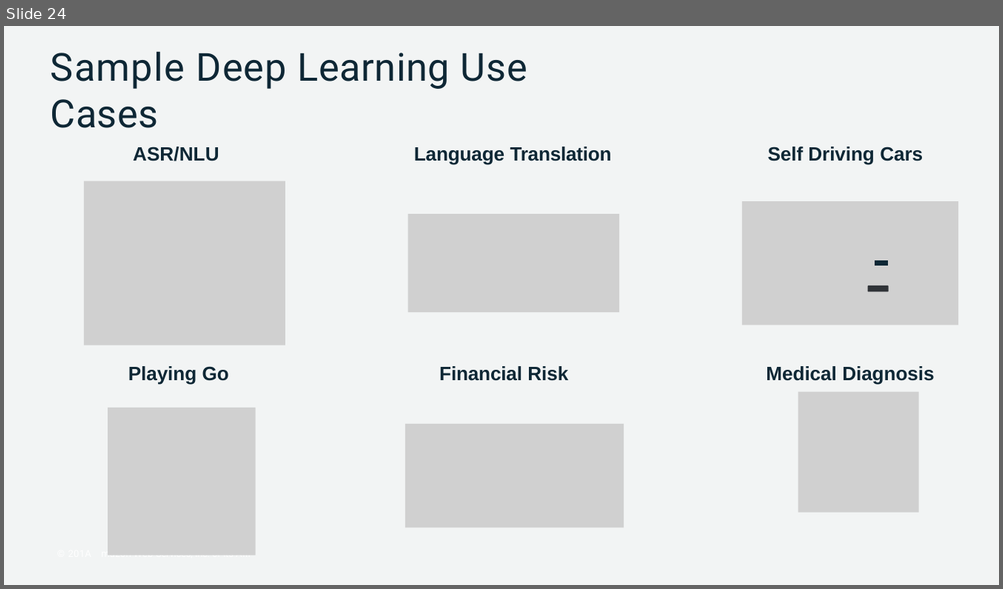
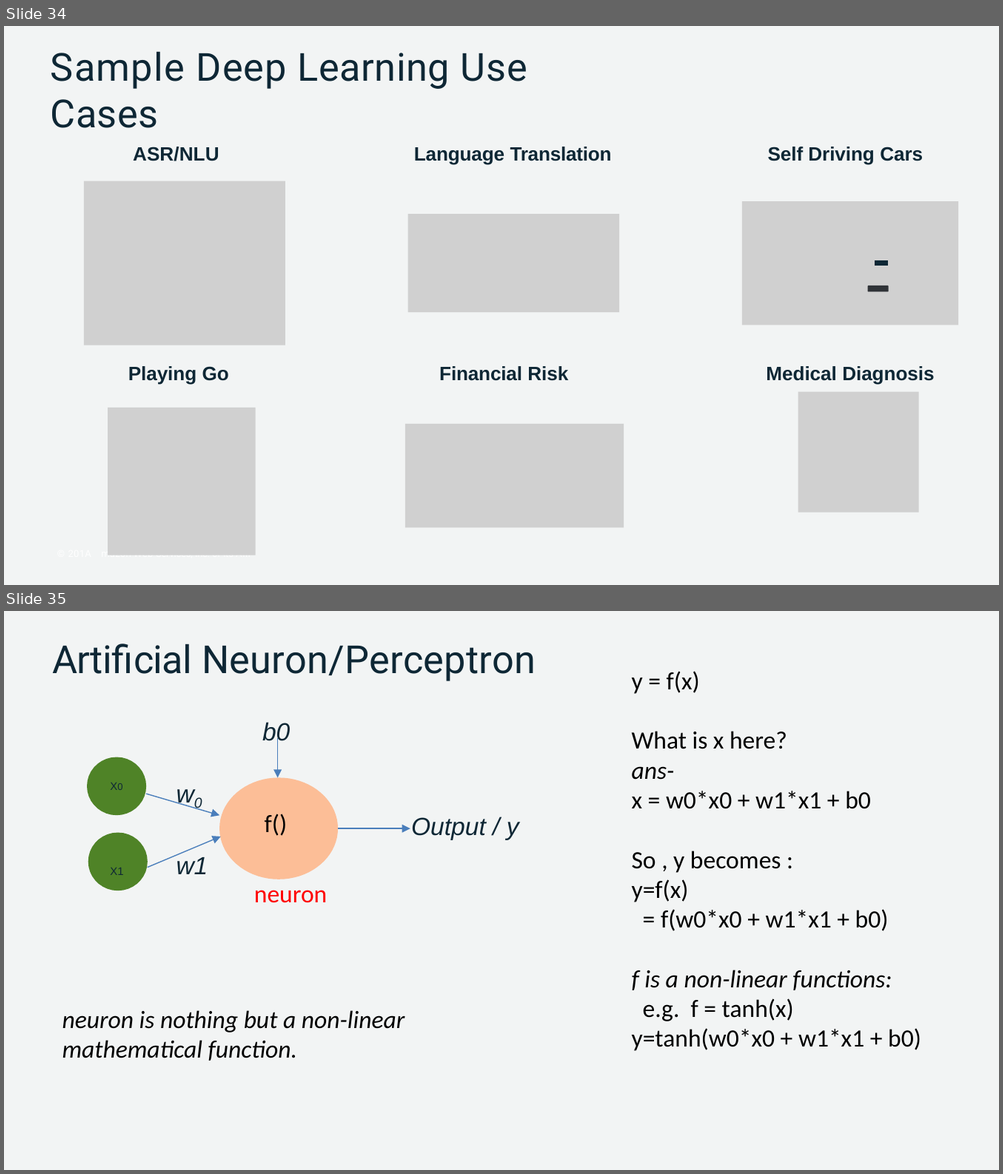
Before and after one commit to Subikash/Deep-Training, a slide deck: Machine Learning & Deep Learning.pptx. Shown one above the other, each under a label of ours: slide 24 before the commit, slides 34 and 35 after it. The pictures are 1003x589 and 1003x1174 pixels, drawn with LibreOffice and Linux fonts; fonts in the diff are those of the drawing; grey boxes stand for pictures. Boxes give left, top, right and bottom in pixels: in the first picture for what was removed or moved away, otherwise in the second. Text is boxed around its words. In the diff, an @@ line names an element or a change of style, - is before the commit and + after.

```diff
--- a/Machine Learning & Deep Learning.pptx
+++ b/Machine Learning & Deep Learning.pptx
@@ slide 35 added at [4,611,999,1170], background #FFFFFF; not listed: 1 template element that a slide beside it also shows @@
@@ title added at [52,644,535,681], 28 pt, text #0E2735 @@
+Artificial Neuron/Perceptron
@@ text added at [632,671,921,1051], 18 pt, text #000000 @@
+y = f(x)
+What is x here?
+ans-
+x = w0*x0 + w1*x1 + b0
+So , y becomes :
+y=f(x)
+= f(w0*x0 + w1*x1 + b0)
+f is a non-linear functions:
+e.g. f = tanh(x)
+y=tanh(w0*x0 + w1*x1 + b0)
@@ text added at [262,722,290,745], 18 pt, text #0E2735, italic @@
+b0
@@ arrow added from (278, 738) to (278, 778), #4B7EBC 0.75 pt @@
@@ freeform shape added at [87,758,146,816], fill #4F8327 @@
@@ text added at [108,778,125,794], 8 pt, text #0E2735 @@
+X0
@@ text added at [175,777,205,810], 18 pt, text #0E2735, italic @@
+w0
@@ freeform shape added at [220,778,338,880], fill #FCBE97, 18 pt, text #000000 @@
+f()
@@ arrow added from (146, 794) to (220, 816), #4B7EBC 0.75 pt @@
@@ arrow added from (338, 829) to (410, 829), #4B7EBC 0.75 pt @@
@@ text added at [411,817,519,840], 18 pt, text #0E2735, italic @@
+Output / y
@@ freeform shape added at [88,833,148,891], fill #4F8327 @@
@@ arrow added from (148, 868) to (221, 837), #4B7EBC 0.75 pt @@
@@ text added at [176,854,208,874], 18 pt, text #0E2735, italic @@
+w1
@@ text added at [110,868,123,875], 8 pt, text #0E2735 @@
+X1
@@ text added at [254,890,327,903], 18 pt, text #FF0000 @@
+neuron
@@ text added at [62,1011,404,1061], 18 pt, text #000000, italic @@
+neuron is nothing but a non-linear mathematical function.
@@ what was slide 24 is now slide 34 @@
```
Also in this commit, not shown: 1 slide changed, 11 other slides added, 3 slides removed.
